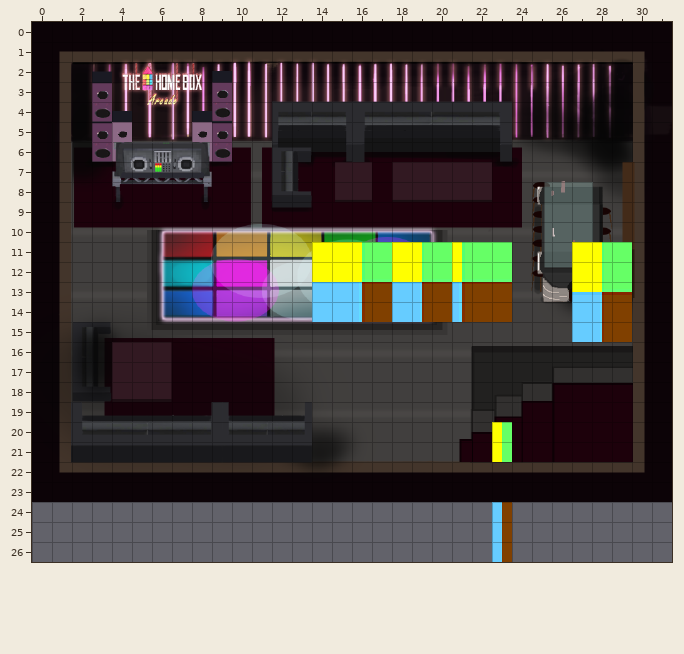
Tiled map, stored at bin/Debug/Screens/BarHub/BarHub.tmx. This is how it looked before the edit.
Cells are 32x32 px. Shown: x 0..31, y 0..26.
Now the later version:
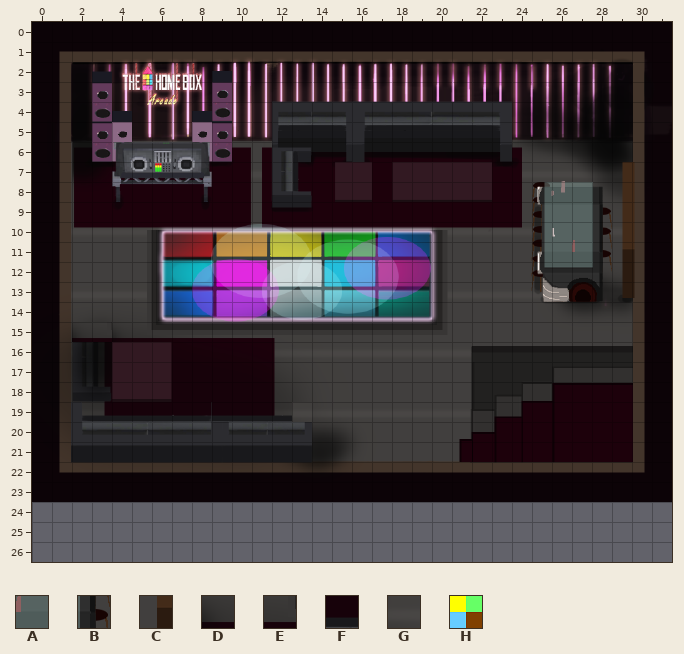
Key: from "Bar": A 379, B 380, C 381, D 484, E 485, F 619, G 623; from "Colors": H 0.
_ is an empty cell.
Objects are placed by their top-left corner, in cells (3,4 is the top-left corner of cell 3,4); size is 1x1 cell unless given.
Changes in this commit:
Layer "Object Layer 1" (now hidden):
Object H "Activity" at 14,11 size 5x4 is removed.
Object H "Activity" at 19,11 size 5x4 is removed.
Object H "Activity" at 18,11 size 3x4 is removed.
Object H "Activity" at 27,11 size 3x5 is removed.
Object H "Door" at 23,20 size 1x7 is removed.
Layer "Foreground":
The edit adds tile A in row 11 at x 27.
The edit adds tile B in row 11 at x 28.
The edit adds tile C in row 11 at x 29.
Layer "Overlap":
The edit adds tile D in row 15 at x 2.
The edit adds tile E in row 15 at x 3.
The edit adds tile F in row 19 at x 9.
The edit adds tile G in row 19 at x 13.
